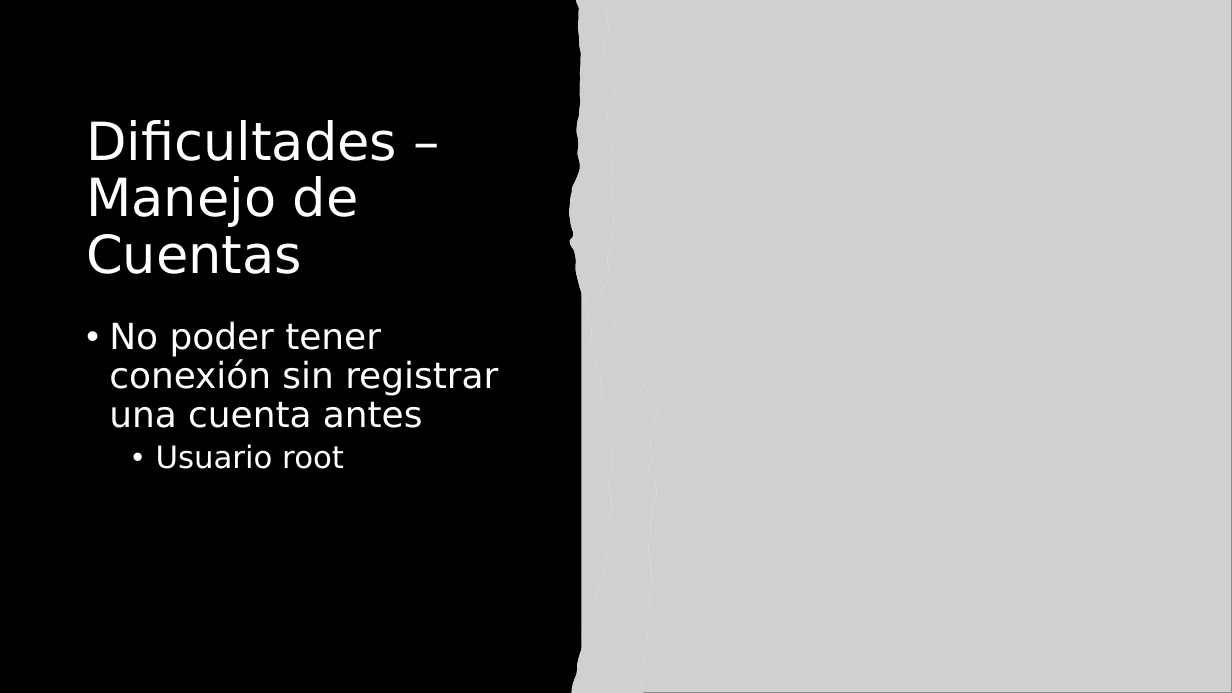
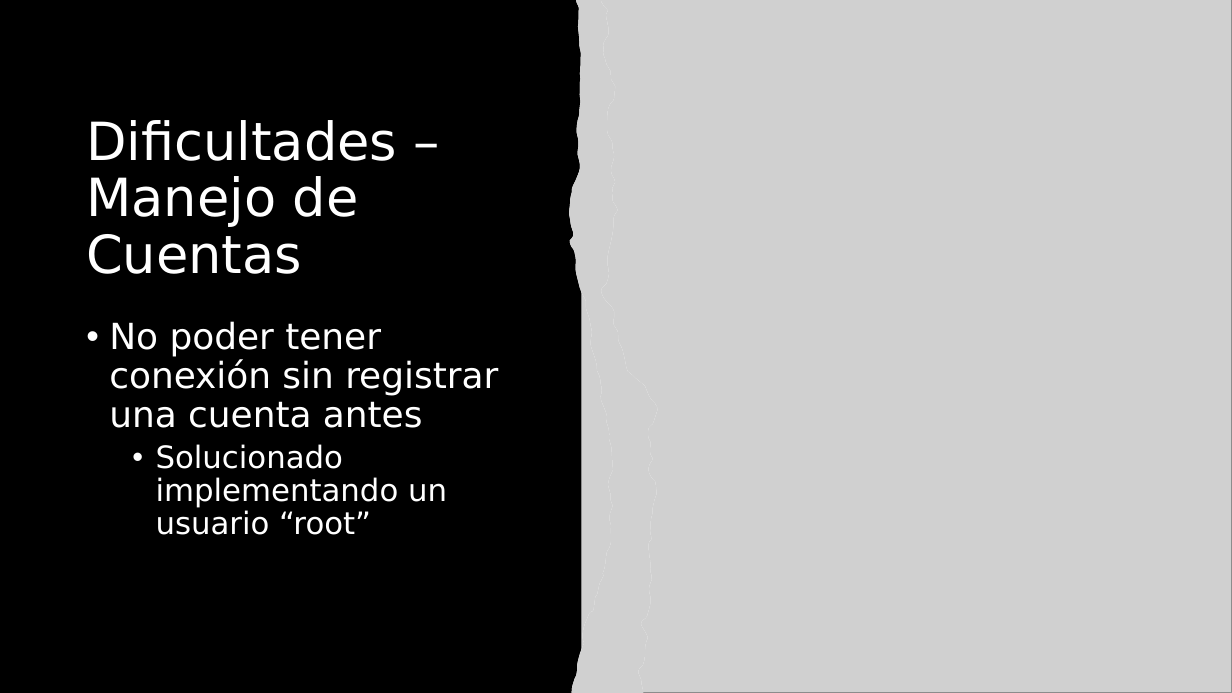
Before and after one commit to FranzCastillo/XMPP-CHAT, a slide deck: slide 3 of docs/XMPP Chat.pptx. Drawn at 1232x693 pixels with LibreOffice and Linux fonts; fonts in the diff are those of the drawing; grey boxes stand for pictures. Boxes give left, top, right and bottom in pixels: in the first picture for what was removed or moved away, otherwise in the second. Text is boxed around its words. In the diff, an @@ line names an element or a change of style, - is before the commit and + after.

```diff
--- a/docs/XMPP Chat.pptx
+++ b/docs/XMPP Chat.pptx
@@ text at (156,444,447,535): text changed @@
-  • Usuario root
+  • Solucionado implementando un usuario “root”
```
Also in this commit, not shown: 2 other slides changed, 1 slide added.
